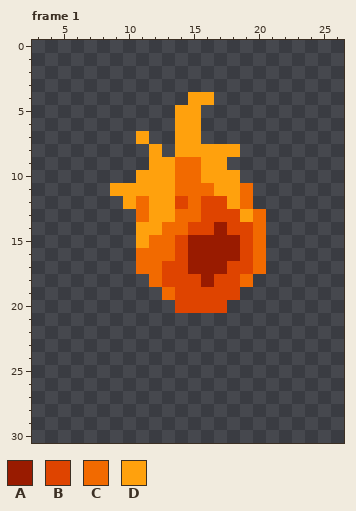
File history of a animated GIF sprite, images/fireball.gif. The picture above was drawn from the file before the commit.
The file is 32x32 pixels, 16 frames. Shown: frame 1: x 3..26, y 0..30. The commit also changed other frames, which this record leaves out.
Palette (. is transparent): A #991b00  B #df4400  C #f26a00  D #ffa10d
Pixels before, frame 1, first column x 9:
 4 ......DD....
 5 .....DD.....
 6 .....DD.....
 7 ..D..DD.....
 8 ...D.DDDDD..
 9 ...DDCCDD...
10 ..DDDCCDDD..
11 DDDDDCCCDDC.
12 .DCDDBCBBDC.
13 ..CDDCCBBBDC
14 ..DDCCBBABBC
15 ..DCCBAAAABC
16 ..CCCBAAAABC
17 ..CCBBAAABBC
18 ...CBBBABBC.
19 ....CBBBBB..
20 .....BBBB...
After the commit:
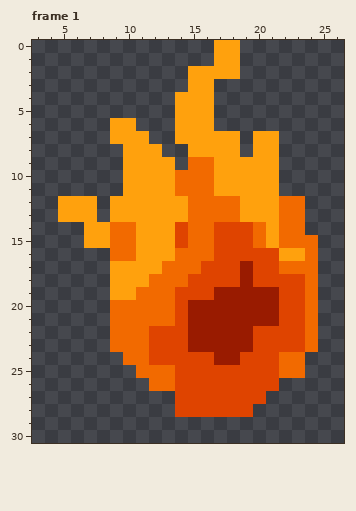
The edit:
{"where": "frame 1"}
{"frame":1,"y":0,"x":17,"old":"..","new":"DD"}
{"frame":1,"y":1,"x":17,"old":"..","new":"DD"}
{"frame":1,"y":2,"x":15,"old":"....","new":"DDDD"}
{"frame":1,"y":3,"x":15,"old":"..","new":"DD"}
{"frame":1,"y":4,"x":14,"old":".","new":"D"}
{"frame":1,"y":5,"x":16,"old":".","new":"D"}
{"frame":1,"y":6,"x":9,"old":"..","new":"DD"}
{"frame":1,"y":6,"x":16,"old":".","new":"D"}
{"frame":1,"y":7,"x":9,"old":"..","new":"DD"}
{"frame":1,"y":7,"x":16,"old":"...","new":"DDD"}
{"frame":1,"y":7,"x":20,"old":"..","new":"DD"}
{"frame":1,"y":8,"x":10,"old":"..","new":"DD"}
{"frame":1,"y":8,"x":14,"old":"D","new":"."}
{"frame":1,"y":8,"x":20,"old":"..","new":"DD"}
{"frame":1,"y":9,"x":10,"old":"..","new":"DD"}
{"frame":1,"y":9,"x":14,"old":"C","new":"."}
{"frame":1,"y":9,"x":16,"old":"D","new":"C"}
{"frame":1,"y":9,"x":18,"old":"....","new":"DDDD"}
{"frame":1,"y":10,"x":10,"old":".","new":"D"}
{"frame":1,"y":10,"x":16,"old":"D","new":"C"}
{"frame":1,"y":10,"x":19,"old":"...","new":"DDD"}
{"frame":1,"y":11,"x":9,"old":"D","new":"."}
{"frame":1,"y":11,"x":19,"old":"C..","new":"DDD"}
{"frame":1,"y":12,"x":5,"old":"...","new":"DDD"}
{"frame":1,"y":12,"x":9,"old":".","new":"D"}
{"frame":1,"y":12,"x":11,"old":"C","new":"D"}
{"frame":1,"y":12,"x":14,"old":"B","new":"D"}
{"frame":1,"y":12,"x":16,"old":"BBDC....","new":"CCCDDDCC"}
{"frame":1,"y":13,"x":5,"old":"...","new":"DDD"}
{"frame":1,"y":13,"x":9,"old":"..C","new":"DDD"}
{"frame":1,"y":13,"x":14,"old":"C","new":"D"}
{"frame":1,"y":13,"x":16,"old":"BBB","new":"CCC"}
{"frame":1,"y":13,"x":20,"old":"C...","new":"DDCC"}
{"frame":1,"y":14,"x":7,"old":"....","new":"DDCC"}
{"frame":1,"y":14,"x":13,"old":"CCBBA","new":"DBCCB"}
{"frame":1,"y":14,"x":21,"old":"...","new":"DCC"}
{"frame":1,"y":15,"x":7,"old":"....","new":"DDCC"}
{"frame":1,"y":15,"x":12,"old":"CC","new":"DD"}
{"frame":1,"y":15,"x":15,"old":"AAAA","new":"CCBB"}
{"frame":1,"y":15,"x":21,"old":"....","new":"DCCC"}
{"frame":1,"y":16,"x":9,"old":"..CCCBAAAA","new":"CCDDDCCCBB"}
{"frame":1,"y":16,"x":20,"old":"C....","new":"BBDDC"}
{"frame":1,"y":17,"x":9,"old":"..CCBBAAA","new":"DDDDCCCBB"}
{"frame":1,"y":17,"x":19,"old":"BC....","new":"ABBCCC"}
{"frame":1,"y":18,"x":9,"old":"...","new":"DDD"}
{"frame":1,"y":18,"x":13,"old":"BB","new":"CC"}
{"frame":1,"y":18,"x":16,"old":"A","new":"B"}
{"frame":1,"y":18,"x":19,"old":"C.....","new":"ABBBBC"}
{"frame":1,"y":19,"x":9,"old":"....","new":"DDCC"}
{"frame":1,"y":19,"x":17,"old":"BB......","new":"AAAAABBC"}
{"frame":1,"y":20,"x":9,"old":".....","new":"CCCCC"}
{"frame":1,"y":20,"x":15,"old":"BBB.......","new":"AAAAAAABBC"}
{"frame":1,"y":21,"x":9,"old":"................","new":"CCCCCBAAAAAAABBC"}
{"frame":1,"y":22,"x":9,"old":"................","new":"CCCBBBAAAAABBBBC"}
{"frame":1,"y":23,"x":9,"old":"................","new":"CCCBBBAAAAABBBBC"}
{"frame":1,"y":24,"x":10,"old":"..............","new":"CCBBBBBAABBBCC"}
{"frame":1,"y":25,"x":11,"old":".............","new":"CCCBBBBBBBBCC"}
{"frame":1,"y":26,"x":12,"old":"..........","new":"CCBBBBBBBB"}
{"frame":1,"y":27,"x":14,"old":".......","new":"BBBBBBB"}
{"frame":1,"y":28,"x":14,"old":"......","new":"BBBBBB"}
